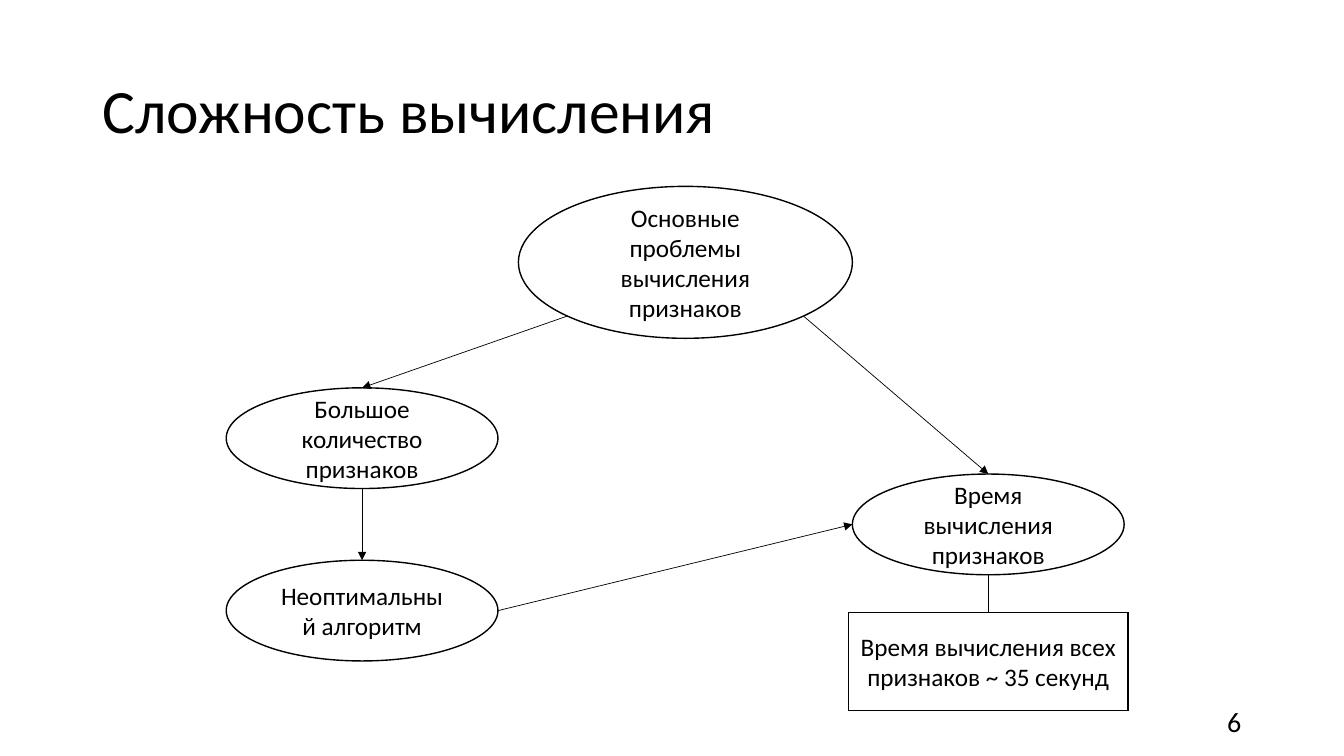
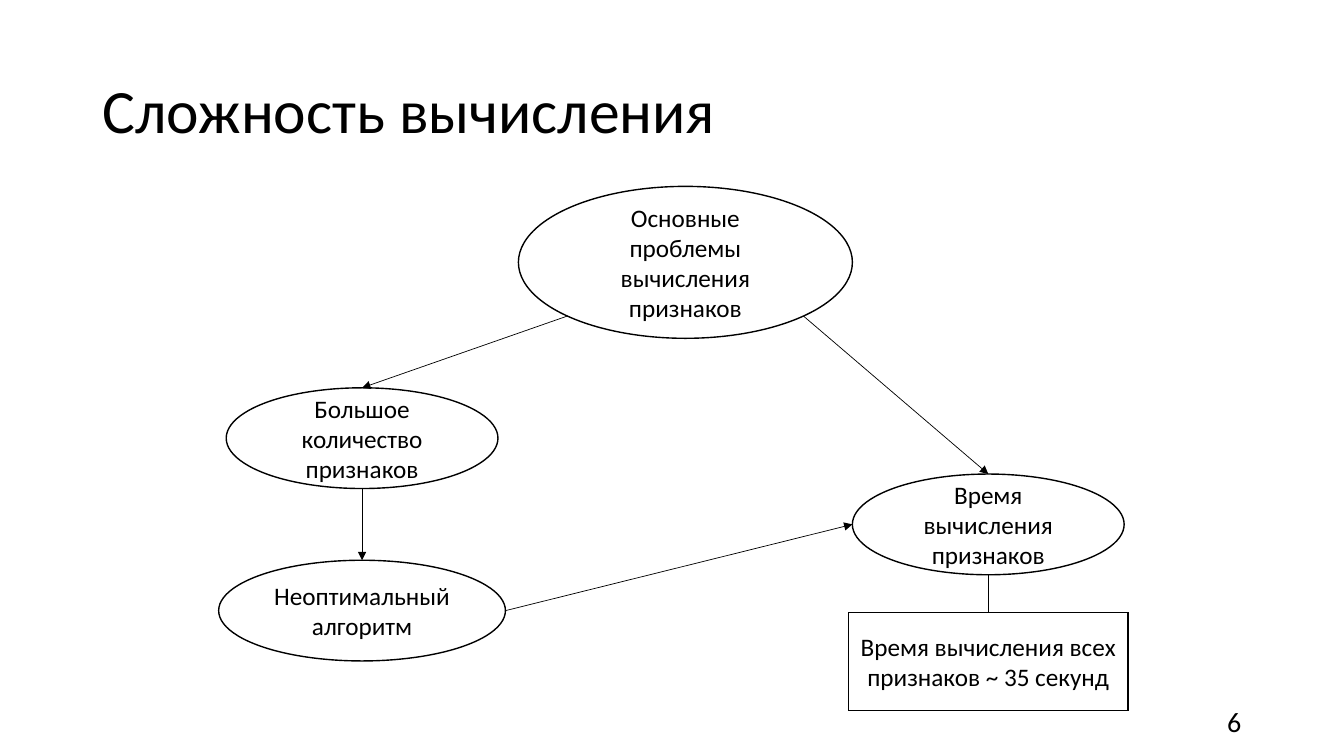
Before and after one commit to MYIIIKET/Diplom, a slide deck: slide 6 of Main/Презентация_BW.pptx. Drawn at 1344x756 pixels with LibreOffice and Linux fonts; fonts in the diff are those of the drawing. Boxes give left, top, right and bottom in pixels: in the first picture for what was removed or moved away, otherwise in the second. Text is boxed around its words. In the diff, an @@ line names an element or a change of style, - is before the commit and + after.

```diff
--- a/Main/Презентация_BW.pptx
+++ b/Main/Презентация_BW.pptx
@@ arrow moved from (498, 611) - (853, 524) to (505, 611) - (853, 524) @@
@@ ellipse "Неоптимальный алгоритм" resized from (x1=226, y1=561, x2=498, y2=661) to (x1=219, y1=561, x2=506, y2=661) @@
```
Also in this commit, not shown: 3 other slides changed, 1 slide added, 1 slide removed, 4 other files.
